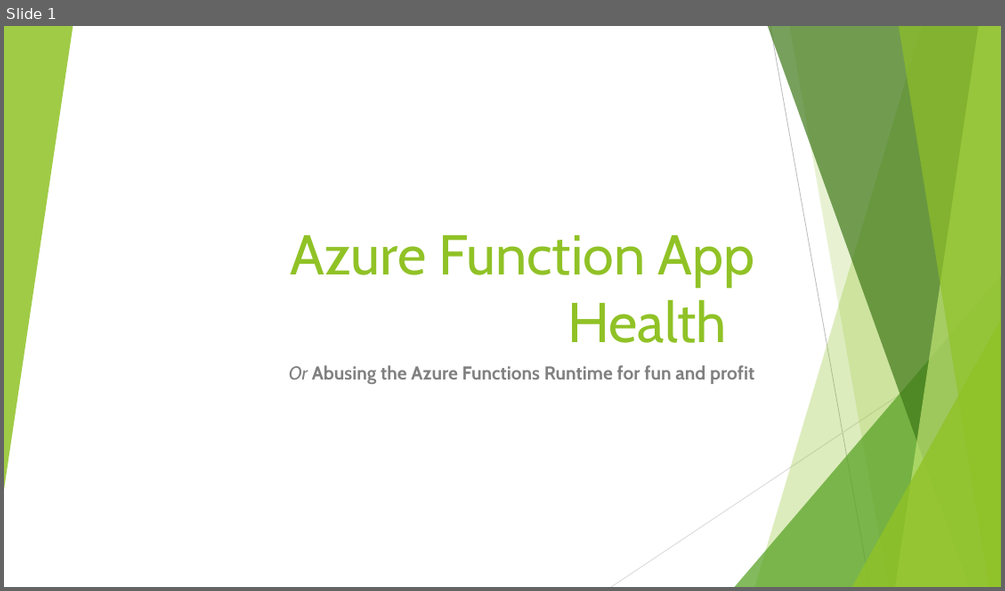
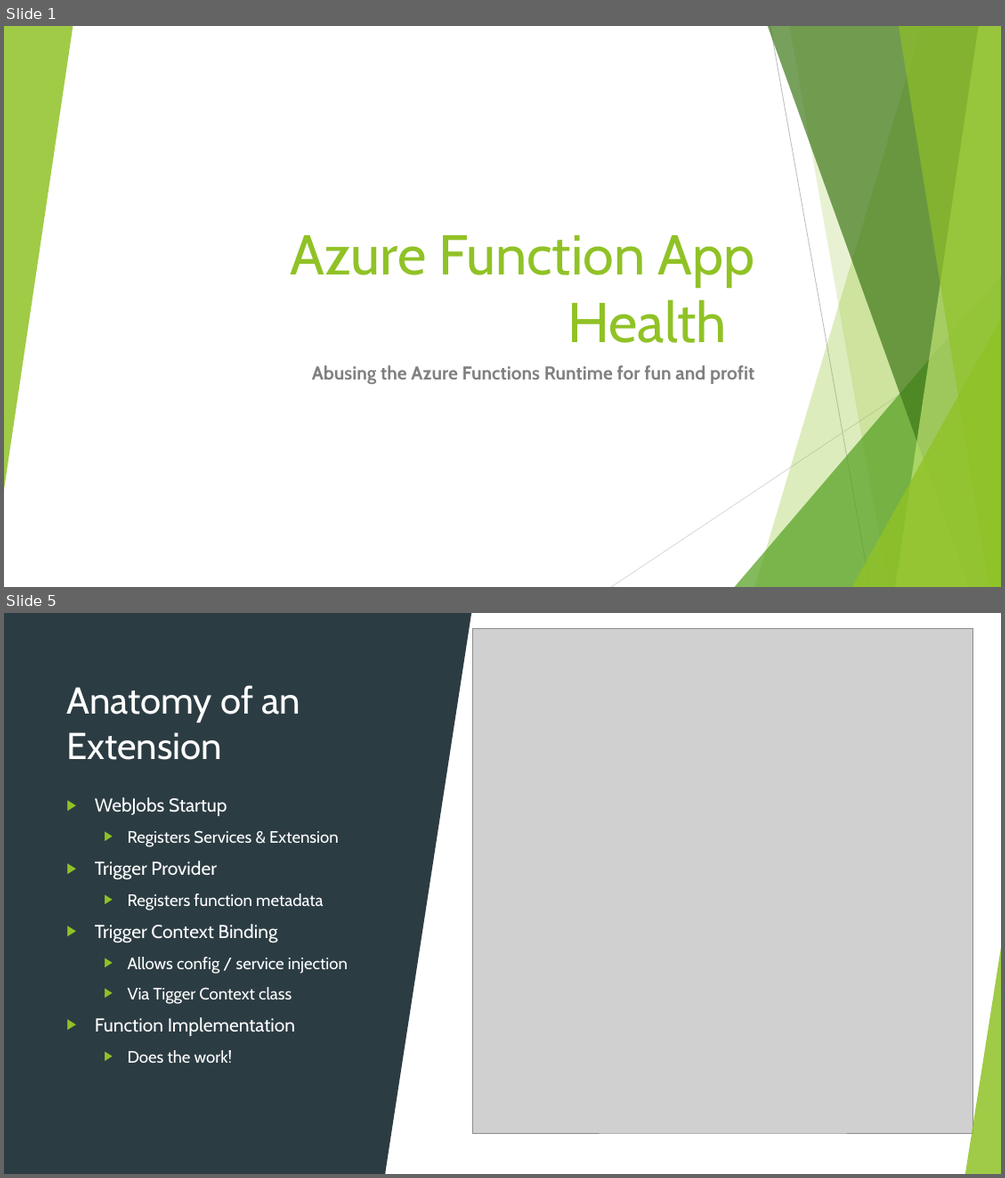
Before and after one commit to Rammesses/Azure.Functions.HealthEndpoints, a slide deck: Global Azure London - 2023-05-12.pptx. Shown one above the other, each under a label of ours: slide 1 before the commit, slides 1 and 5 after it; the slides between them are not shown. The pictures are 1005x591 and 1005x1178 pixels, drawn with LibreOffice and Linux fonts; fonts in the diff are those of the drawing; grey boxes stand for pictures. Boxes give left, top, right and bottom in pixels: in the first picture for what was removed or moved away, otherwise in the second. Text is boxed around its words. In the diff, an @@ line names an element or a change of style, - is before the commit and + after.

```diff
--- a/Global Azure London - 2023-05-12.pptx
+++ b/Global Azure London - 2023-05-12.pptx
@@ slide 5 added at (x1=4, y1=613, x2=1001, y2=1174), background #FFFFFF; not listed: 9 template elements that a slide beside it also shows @@
@@ rectangle added at (x1=4, y1=613, x2=1001, y2=1174), fill #FFFFFF @@
@@ rectangle added at (x1=4, y1=613, x2=386, y2=1174), fill #2C3C43 @@
@@ triangle added at (x1=386, y1=613, x2=472, y2=1174), fill #2C3C43 @@
@@ picture added at (x1=473, y1=628, x2=974, y2=1133) @@
@@ title added at (x1=66, y1=685, x2=301, y2=760), 36 pt, text #FFFFFF @@
+Anatomy of an Extension
@@ text added at (x1=95, y1=797, x2=348, y2=1062), 16 pt, text #FFFFFF @@
+▶ WebJobs Startup
+  ▶ Registers Services & Extension
+▶ Trigger Provider
+  ▶ Registers function metadata
+▶ Trigger Context Binding
+  ▶ Allows config / service injection
+  ▶ Via Tigger Context class
+▶ Function Implementation
+  ▶ Does the work!
@@ triangle added at (x1=4, y1=941, x2=40, y2=1174), fill #90C226 at 85% opacity @@
@@ triangle added at (x1=966, y1=941, x2=1001, y2=1174), fill #90C226 at 85% opacity @@
@@ slide 1 changed as well @@
@@ subtitle at (x1=312, y1=365, x2=754, y2=384): text changed @@
-Or Abusing the Azure Functions Runtime for fun and profit
+Abusing the Azure Functions Runtime for fun and profit
```
Also in this commit, not shown: 1 other slide changed, 2 other slides added.
